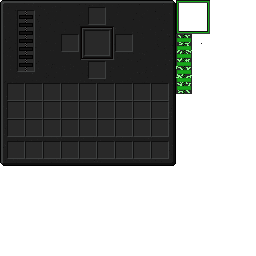
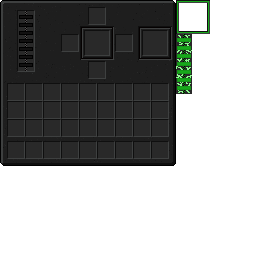
Layered file, before and after one edit (256px x 256px). Changes by layer:
renamed "Background" to "NanoEnmesher.png", painted on it over bbox(137, 26, 202, 60)
